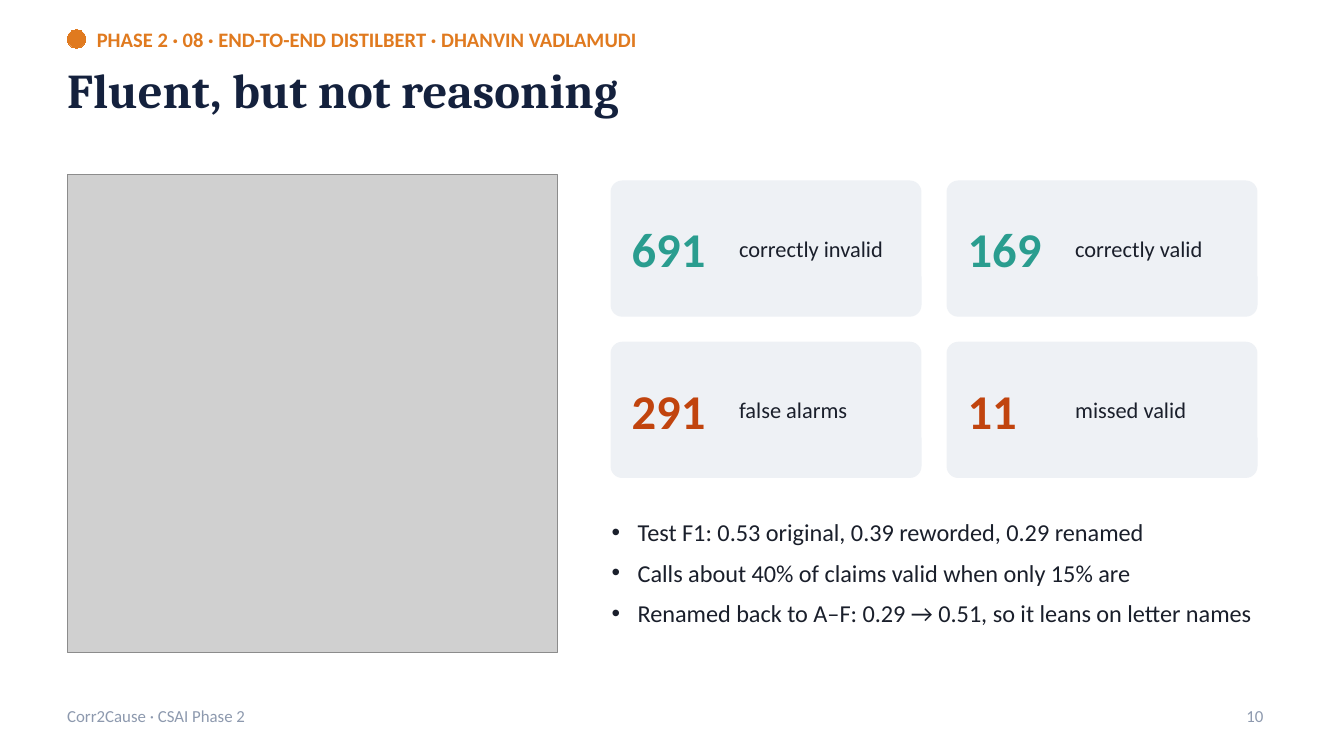
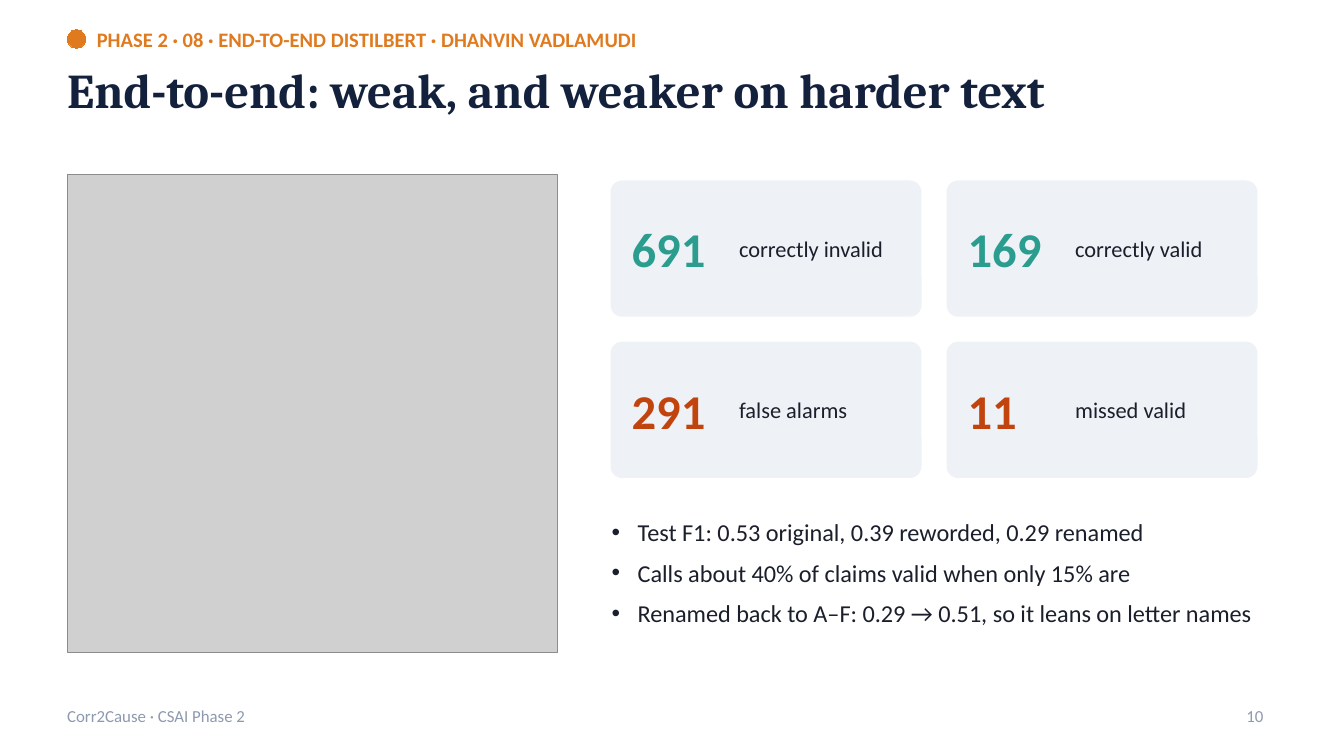
Before and after one commit to Dhanvin1520/Neuro-Symbolic-Causal-Inference-project, a slide deck: slide 10 of report/phase2_presentation.pptx. Drawn at 1344x756 pixels with LibreOffice and Linux fonts; fonts in the diff are those of the drawing; grey boxes stand for pictures. Boxes give left, top, right and bottom in pixels: in the first picture for what was removed or moved away, otherwise in the second. Text is boxed around its words. In the diff, an @@ line names an element or a change of style, - is before the commit and + after.

Commit message:
clarify review, simulation and baseline wording in phase 2 deck and report

```diff
--- a/report/phase2_presentation.pptx
+++ b/report/phase2_presentation.pptx
@@ title at (x1=67, y1=74, x2=1044, y2=115): text changed @@
-Fluent, but not reasoning
+End-to-end: weak, and weaker on harder text
```
Also in this commit, not shown: 8 other slides changed, 2 other files.
